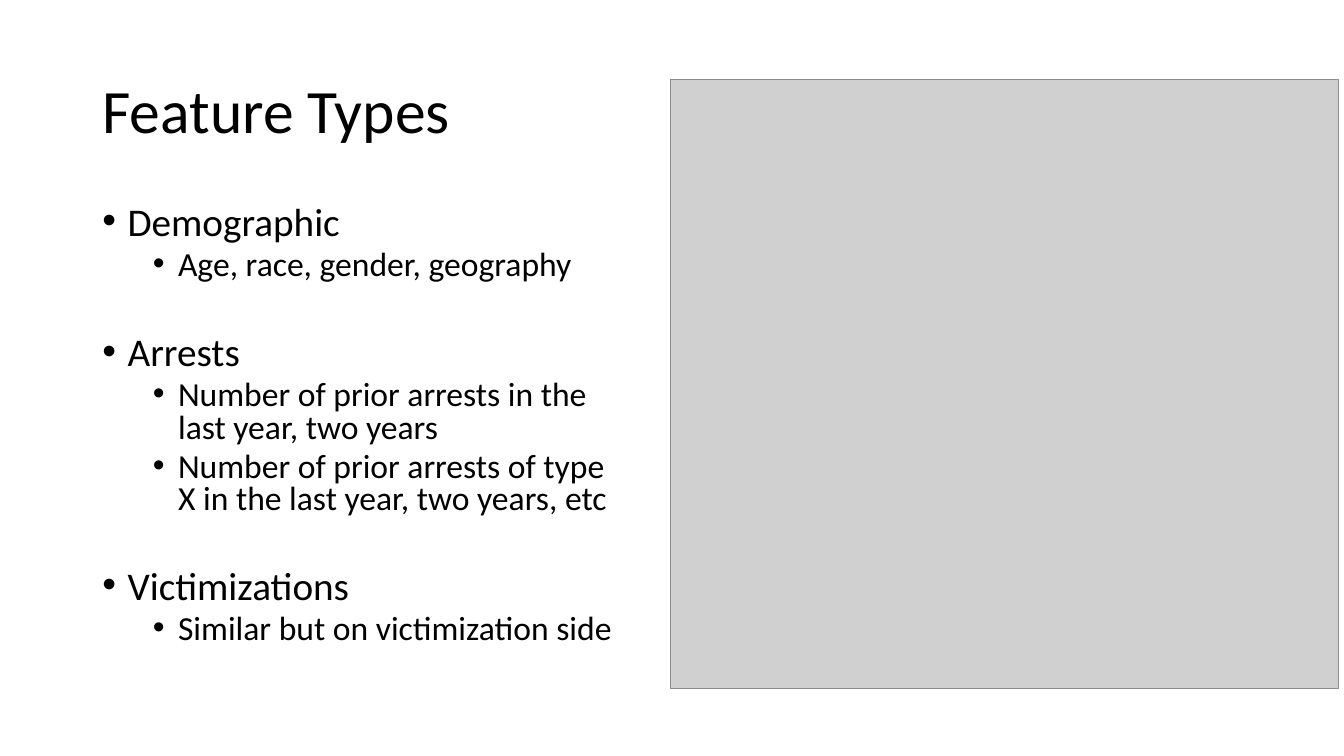
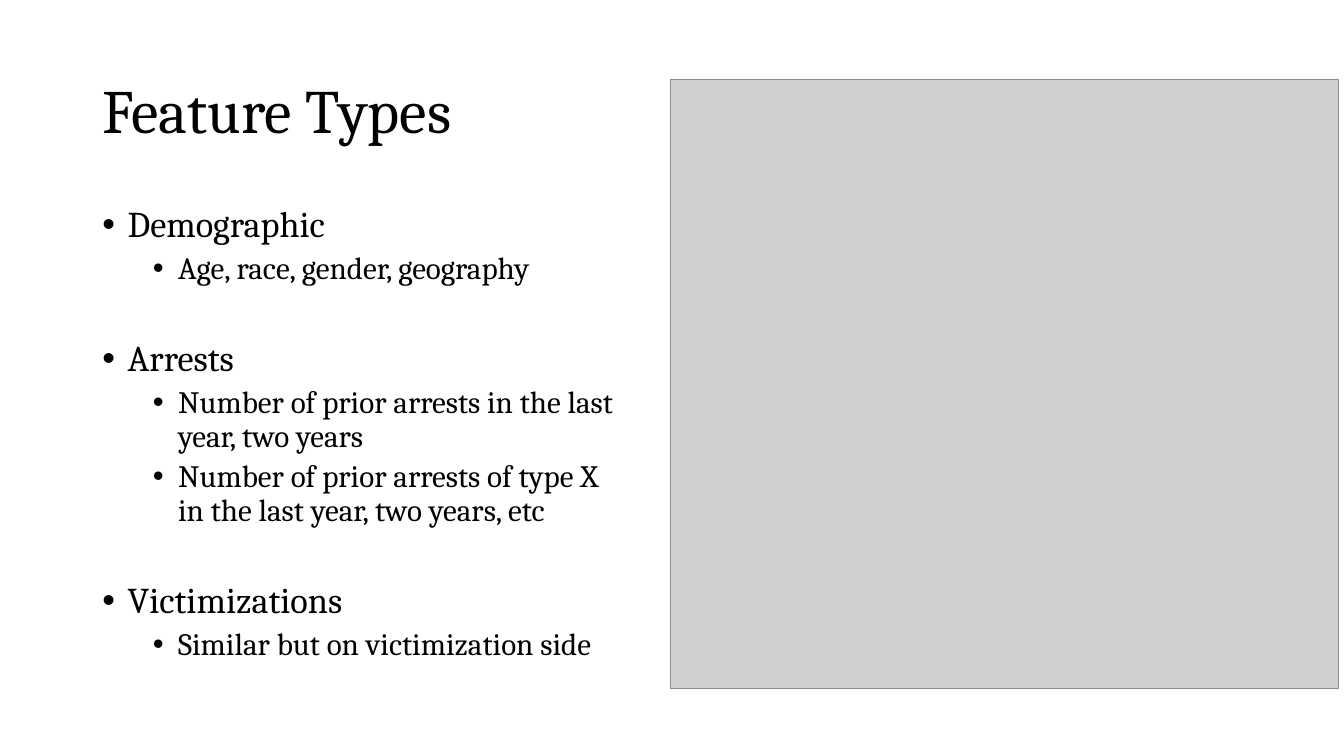
Before and after one commit to zjelveh/zjelveh.github.io, a slide deck: slide 34 of files/inst414_spring2026/lectures/lecture_14.pptx (slide 28 before the commit). Drawn at 1344x756 pixels with LibreOffice and Linux fonts; fonts in the diff are those of the drawing; grey boxes stand for pictures. Boxes give left, top, right and bottom in pixels: in the first picture for what was removed or moved away, otherwise in the second. Text is boxed around its words. In the diff, an @@ line names an element or a change of style, - is before the commit and + after.

```diff
--- a/files/inst414_spring2026/lectures/lecture_14.pptx
+++ b/files/inst414_spring2026/lectures/lecture_14.pptx
@@ title "Feature Types" at box(102, 91, 451, 147): font Calibri to Cambria @@
@@ text "Demographic" at box(128, 212, 613, 656): size 28 to 25.9 pt in "Demographic", "Arrests", "Victimizations"; font Calibri to Cambria; size 24 to 22.2 pt in "Age, race, gender, geography", "Number of prior arrests in the last ...", "Number of prior arrests of type X ...", "Similar but on victimization side"; line spacing 0.8 to 0.9 @@
```
Also in this commit, not shown: 42 other slides changed, 9 slides added, 2 other files.
